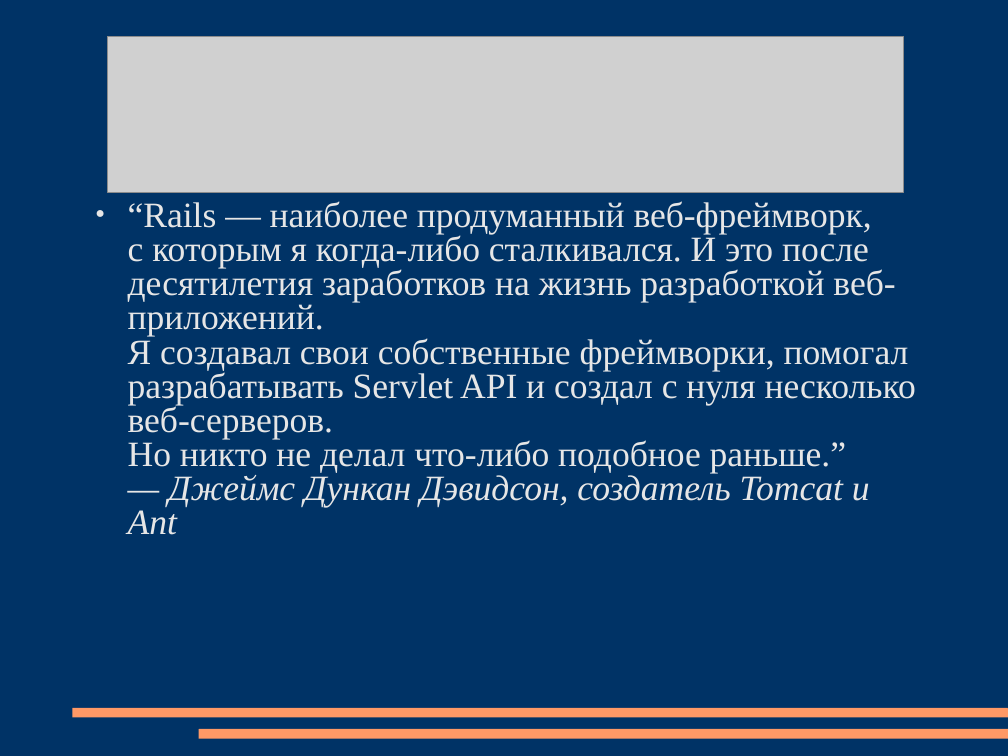
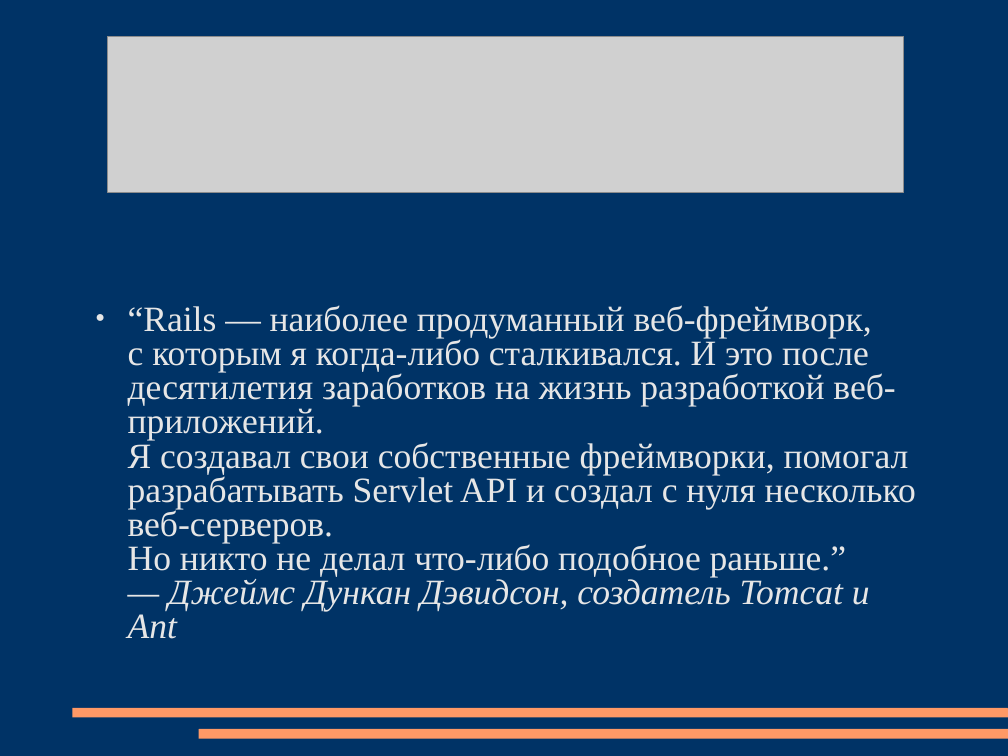
Before and after one commit to sidorovis/restudy, a slide deck: slide 2 of _ООПИС/Lection/rubyonrails.ppt. Drawn at 1008x756 pixels with LibreOffice and Linux fonts; fonts in the diff are those of the drawing; grey boxes stand for pictures. Boxes give left, top, right and bottom in pixels: in the first picture for what was removed or moved away, otherwise in the second. Text is boxed around its words. In the diff, an @@ line names an element or a change of style, - is before the commit and + after.

```diff
--- a/_ООПИС/Lection/rubyonrails.ppt
+++ b/_ООПИС/Lection/rubyonrails.ppt
@@ text "“Rails — наиболее продуманный веб-фреймворк, ...": place and size @@
-text "“Rails — наиболее продуманный веб-фреймворк, ..." at box(128, 201, 916, 535)
+text "“Rails — наиболее продуманный веб-фреймворк, ..." at box(128, 305, 916, 639)
```
Also in this commit, not shown: 5 other slides changed, 7 other files.
